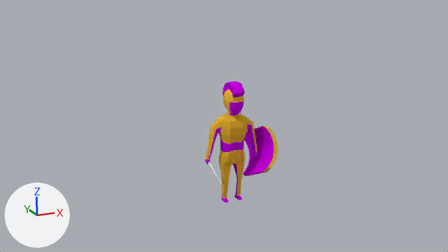
One commit to the Blender file Assets/Models/guard.blend: the scene before it, then after it.
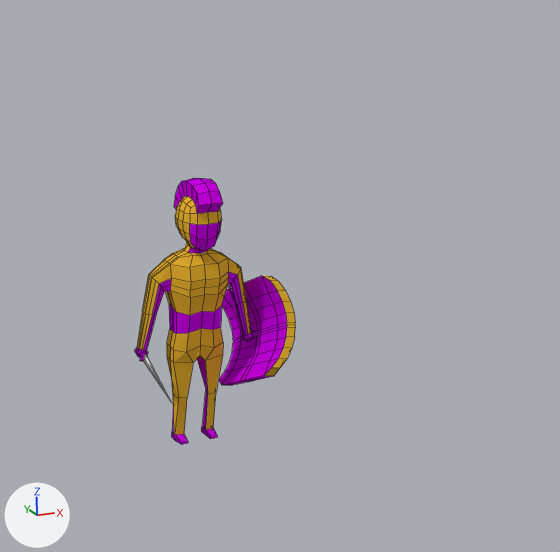
Old and new are each drawn from the file's camera 'Camera' and again close up on the part from 32% to 89% of the width and 0% to 100% of the height. Every picture has the same lights, and +X, +Y and +Z are marked at lower left. The close-ups show mesh edges as thin lines.
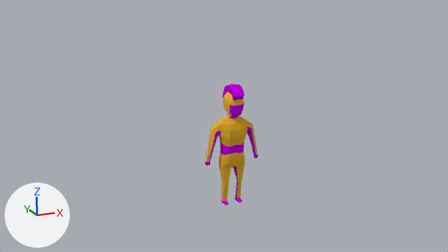
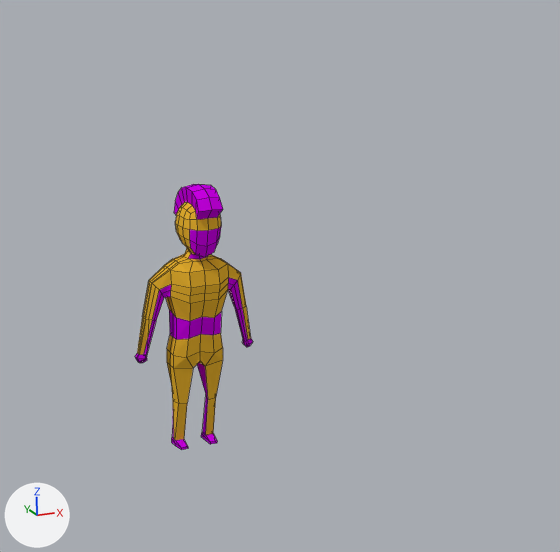
Pixel boxes (x1, y1, x2, y2) of what changed, in the close-ups (560 x 552 px):
```json
{"object": "Cylinder.001", "change": "reshaped, moved", "before": [135, 178, 295, 445], "after": [135, 184, 253, 450]}
{"part": 1, "of": "me_cylinder_002", "change": "cut back", "before": [219, 276, 295, 386], "on screen": "pink"}
{"part": 2, "of": "me_cylinder_002", "change": "cut back", "before": [138, 314, 171, 401], "after": [138, 319, 152, 363]}
```

Edits to the scene script, one JSON object a line:
```json
{"block": "me_cylinder_002", "where": "# used by ob_cylinder_001; location = (0.0, 0.0, 0.0); rotation_euler = (0.856, 0.043, -3.1), in degrees (49, 2.5, -178)"}
{"op": "remove", "block": "me_cylinder_002", "code": "me_cylinder_002.from_pydata(...)  # 547 vertices, 533 faces, 2 loose edges; spans x -2.59..2.22, y -3.1..4.16, z -2.83..3.46"}
{"op": "remove", "block": "me_cylinder_002", "code": "me_cylinder_002.materials.append(mat_material)  # white #e7e7e7"}
{"op": "add", "block": "me_cylinder_002", "code": "me_cylinder_002.from_pydata(...)  # 395 vertices, 371 faces, 5 loose edges; spans x -2.06..2.09, y -3.1..4.16, z -2.83..3.46"}
{"block": "me_cylinder_002", "change": "me_cylinder_002 part 1"}
{"block": "me_cylinder_002", "change": "135 vertices are removed from x -2.59..-1.15, y -2.46..2.21, z -2.58..1.61"}
{"block": "me_cylinder_002", "change": "139 faces are deleted"}
{"block": "me_cylinder_002", "change": "1 loose edge is added"}
{"block": "me_cylinder_002", "change": "me_cylinder_002 part 2"}
{"block": "me_cylinder_002", "change": "23 vertices are removed from x 1.8..2.22, y -0.46..0.93, z -2.77..-0.34"}
{"block": "me_cylinder_002", "change": "26 faces are deleted"}
{"block": "me_cylinder_002", "change": "2 vertices move from x 1.94..2.01, y -0.32..-0.25, z -0.36..-0.25 to x 1.76..1.82, y -0.32..-0.25, z -0.36..-0.25"}
{"block": "me_cylinder_002", "change": "4 vertices are added at (1.8, -0.23, -0.34), (1.95, -0.4, -0.37), (1.93, -0.27, -0.4), (1.83, -0.32, -0.38)"}
{"block": "me_cylinder_002", "change": "1 loose edge is added"}
{"block": "me_cylinder_002", "change": "3 new faces join them, mat_material_002 (pink #cb00e7)"}
{"op": "set", "path": "ob_cylinder_001.location", "old": "(0.0, 0.0, 0.0)", "new": "(0.0, 0.0, -0.19)"}
```
